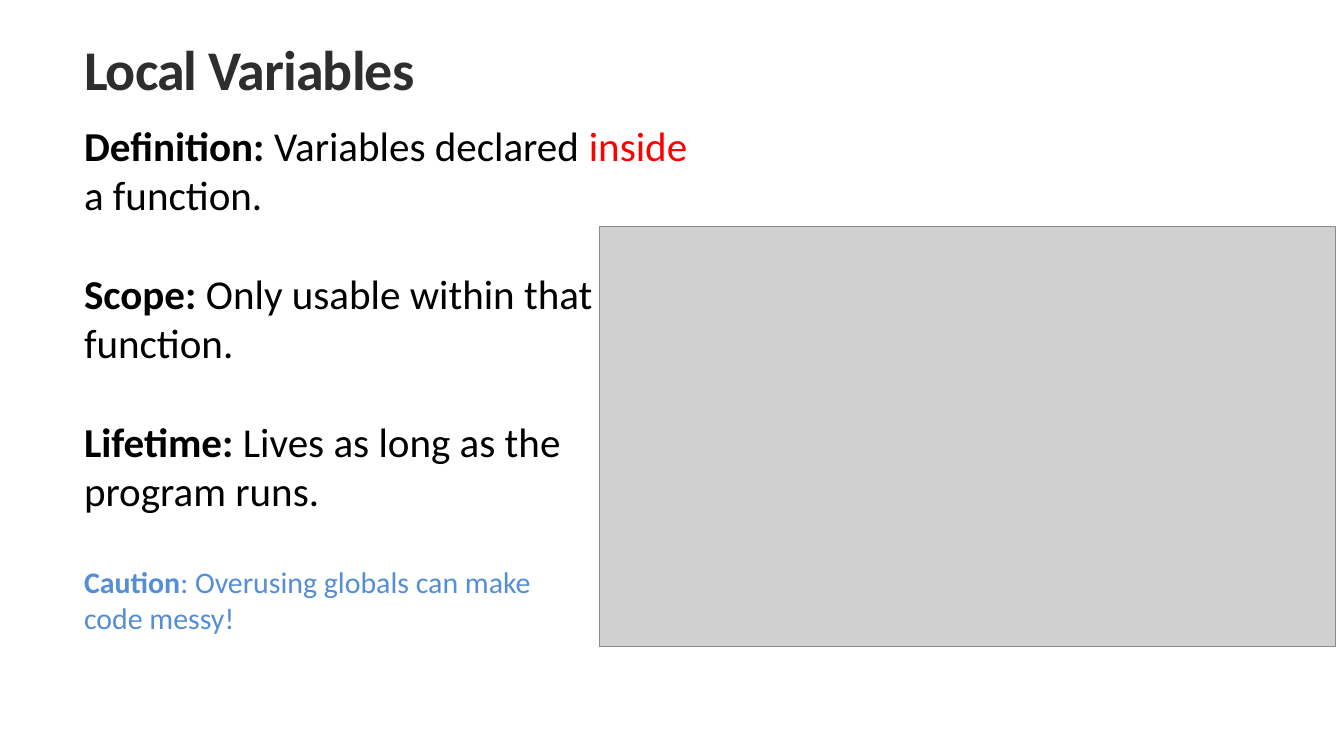
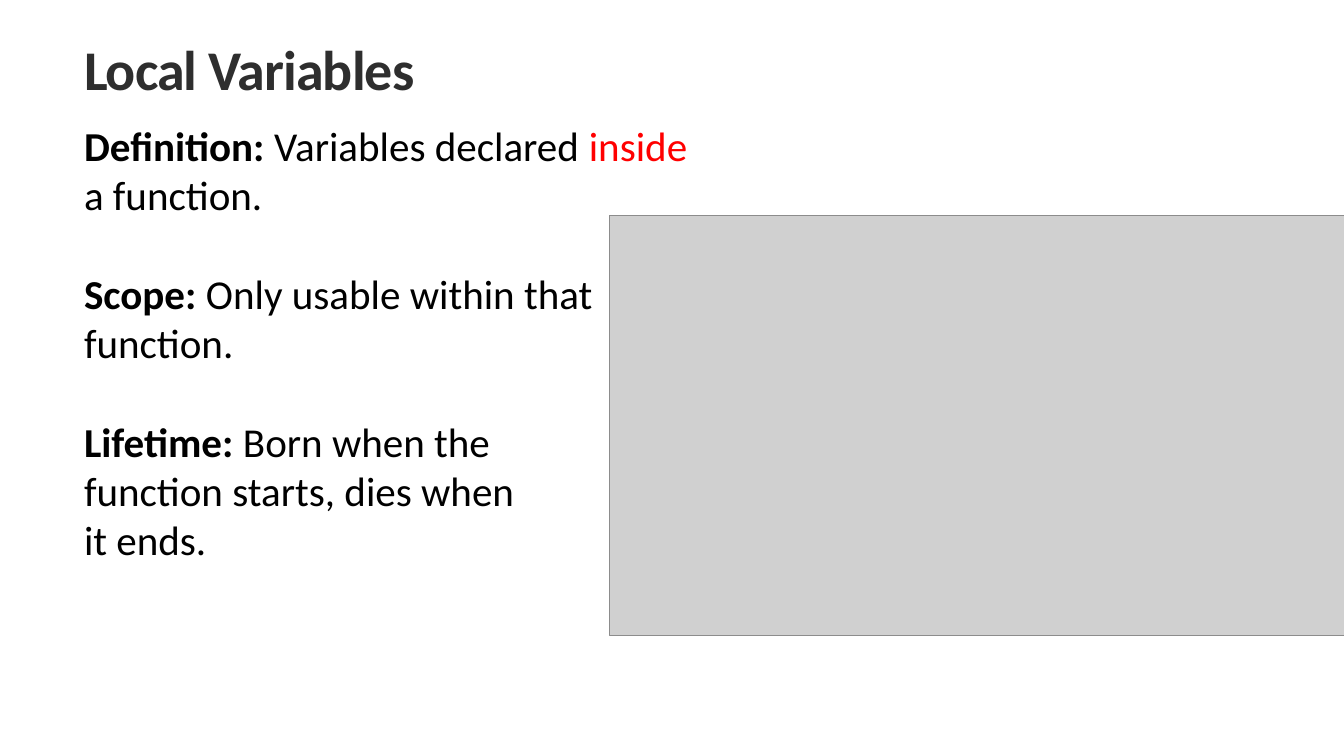
Before and after one commit to UKhayam/Programming-Fundamentals, a slide deck: slide 17 of PF-Lecture-08.pptx. Drawn at 1344x756 pixels with LibreOffice and Linux fonts; fonts in the diff are those of the drawing; grey boxes stand for pictures. Boxes give left, top, right and bottom in pixels: in the first picture for what was removed or moved away, otherwise in the second. Text is boxed around its words. In the diff, an @@ line names an element or a change of style, - is before the commit and + after.

```diff
--- a/PF-Lecture-08.pptx
+++ b/PF-Lecture-08.pptx
@@ picture: place and size @@
-picture at box(599, 227, 1335, 647)
+picture at box(610, 215, 1344, 635)
@@ text at box(84, 428, 514, 556): text changed; size 32 to 44 pt; text colour #558ED5 to #000000 @@
-Lifetime: Lives as long as the program runs.
-Caution: Overusing globals can make
-code messy!
+Lifetime: Born when the
+function starts, dies when
+it ends.
```
Also in this commit, not shown: 4 other slides changed, 6 slides added.
